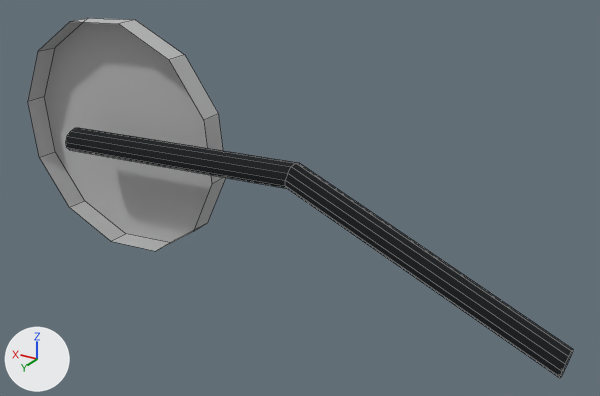
Renders of the FBX model Assets/_Project/Addressables/Remote/StageProps/Chapter_01_pixel/FBX/Sign2.fbx from each side of a commit.
The view is the same before and after, from a camera (50 mm lens) standing at (-1.501, 1.463, 0.733) and looking at (-0.556, -0.112, -0.055). The axes (+X, +Y, +Z) are drawn at lower left. The lights are the same throughout. The older version comes first. Mesh edges are drawn as thin lines. Where no turn or scale is listed for an object, it has been applied to the vertices.
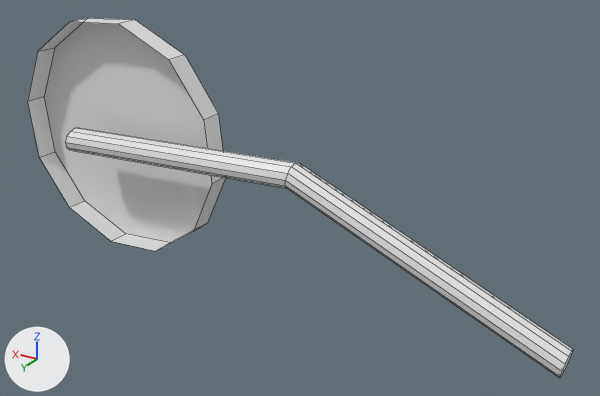
The newer file is also turned or shifted as a whole; pictures and numbers use the older file's frame.

Where the change shows, as pixel boxes [x1, y1, x2, y2] in the pictures (600 x 396 px):
part 1 of me_cylinder_003, recoloured (grey to white): [28, 18, 225, 251] in both
part 2 of me_cylinder_003, recoloured: [66, 128, 573, 378] in both

The change in detail:
me_cylinder_003 has 60 vertices, 39 faces and spans x -1.24..0.32, y -0.03..0.11, z -0.32..0.32.
me_cylinder_003 is used by ob_cube_035; location (0.0, -0.125, 0.0).
me_cylinder_003 part 1: all 13 faces that had it switch from mat_02___default_002 (grey #bcbcbc) to no material.
me_cylinder_003 part 2: all 26 faces that had it switch from mat_material_003 (dark grey #404345) to no material.
